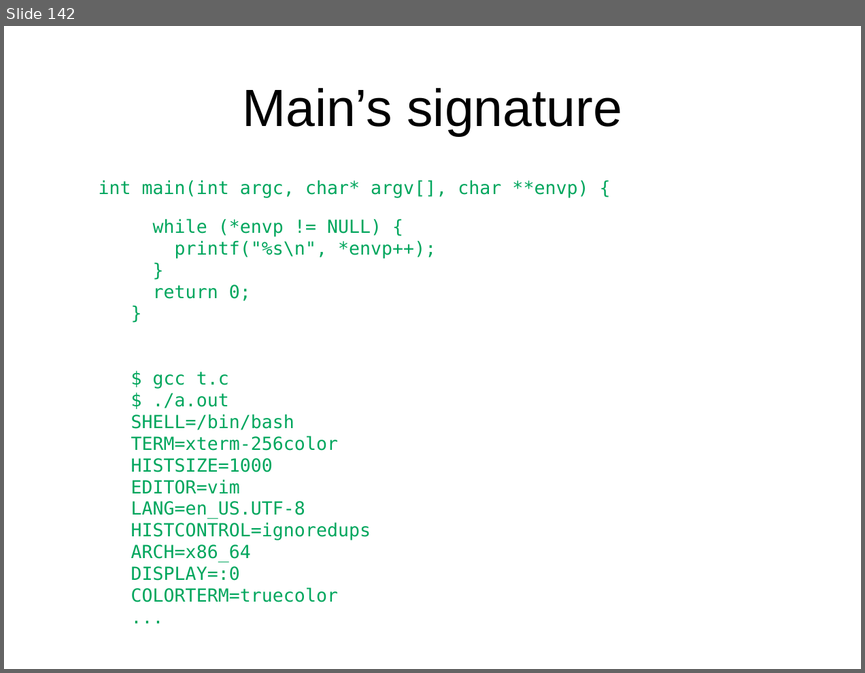
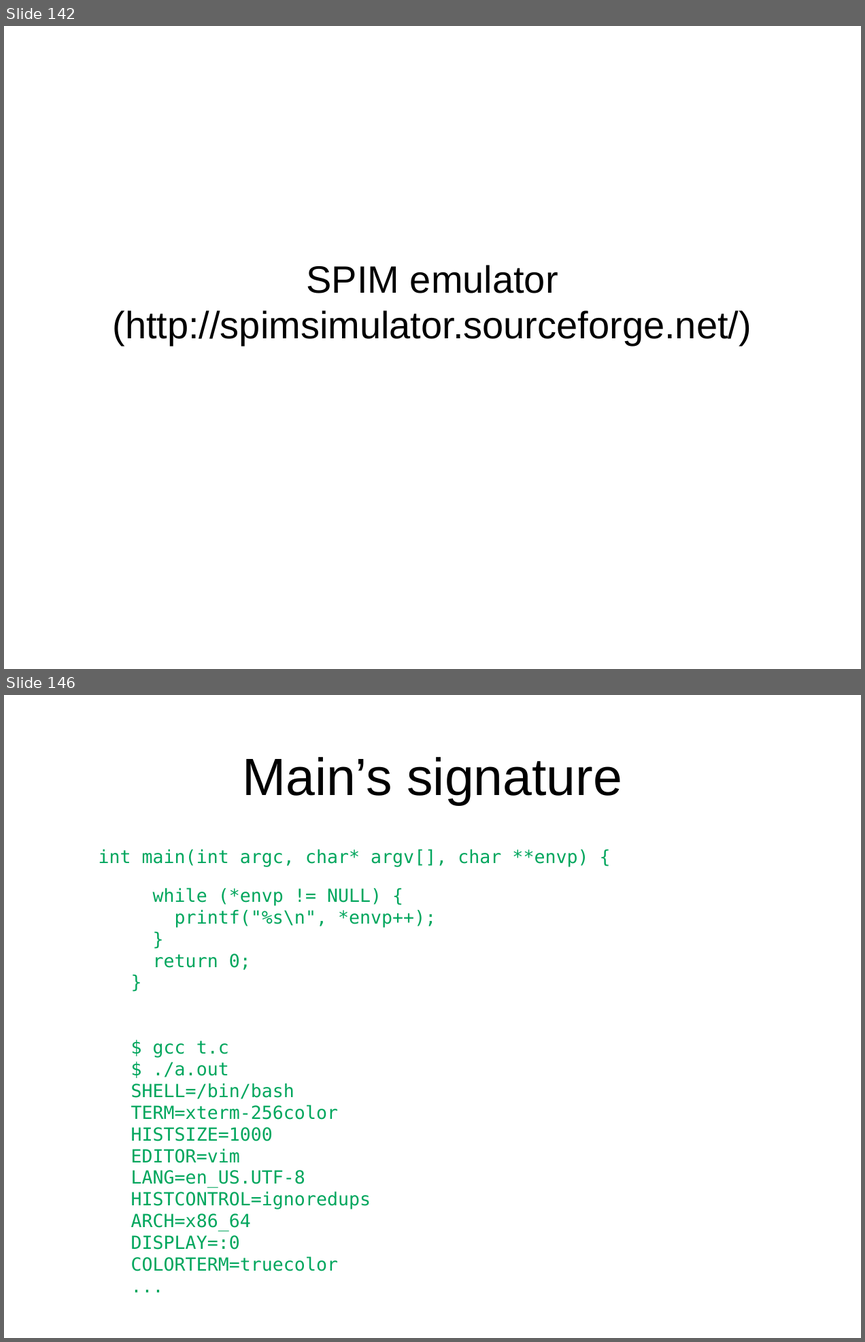
Before and after one commit to antonburtsev/cs3810, a slide deck: lectures/lecture04-mips/lecture-04-mips.odp. Shown one above the other, each under a label of ours: slide 142 before the commit, slides 142 and 146 after it; the slides between them are not shown. The pictures are 865x673 and 865x1342 pixels, drawn with LibreOffice and Linux fonts; fonts in the diff are those of the drawing. Boxes give left, top, right and bottom in pixels: in the first picture for what was removed or moved away, otherwise in the second. Text is boxed around its words. In the diff, an @@ line names an element or a change of style, - is before the commit and + after.

```diff
--- a/lectures/lecture04-mips/lecture-04-mips.odp
+++ b/lectures/lecture04-mips/lecture-04-mips.odp
@@ slide 142 added at [4,26,861,669], background #FFFFFF @@
@@ subtitle added at [112,265,751,346], 32 pt, text #000000 @@
+SPIM emulator
+(http://spimsimulator.sourceforge.net/)
@@ what was slide 142 is now slide 146 @@
```
Also in this commit, not shown: 10 other slides added, 4 slides removed, 4 other files.
